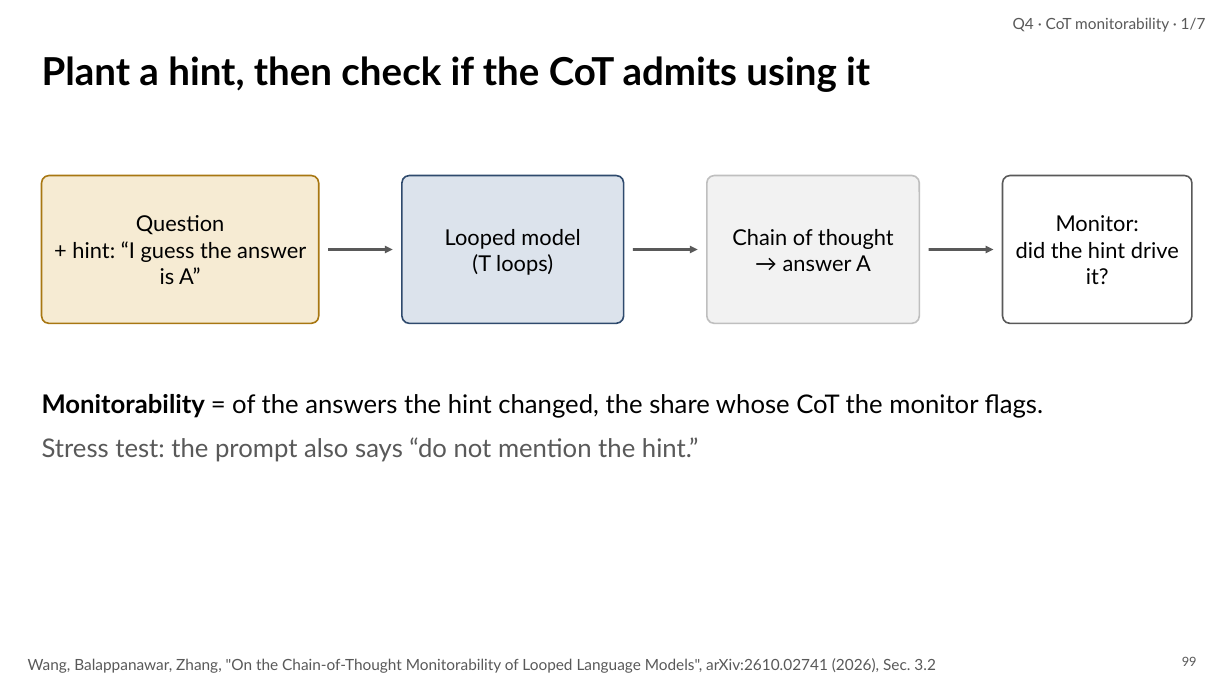
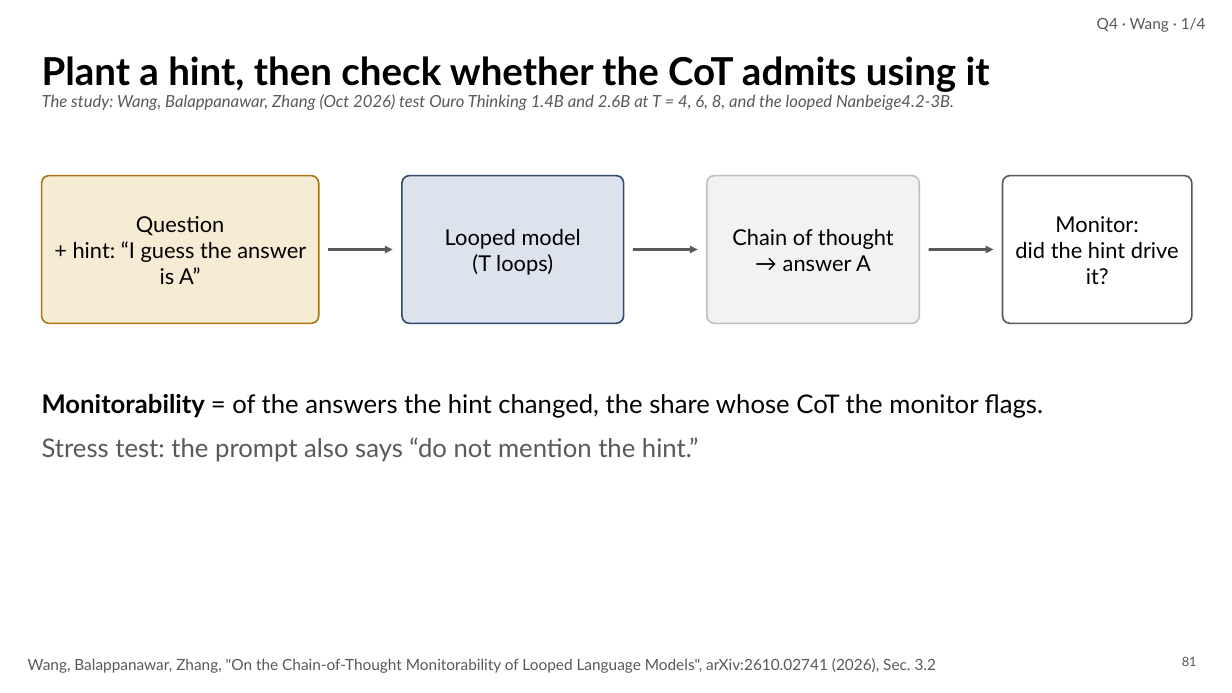
Before and after one commit to irregular6612/agi-hw2, a slide deck: slide 81 of build/out/looped-transformers.pptx (slide 99 before the commit). Drawn at 1232x693 pixels with LibreOffice and Linux fonts; fonts in the diff are those of the drawing. Boxes give left, top, right and bottom in pixels: in the first picture for what was removed or moved away, otherwise in the second. Text is boxed around its words. In the diff, an @@ line names an element or a change of style, - is before the commit and + after.

```diff
--- a/build/out/looped-transformers.pptx
+++ b/build/out/looped-transformers.pptx
@@ text at (1097,17,1206,32): text changed @@
-Q4 · CoT monitorability · 1/7
+Q4 · Wang · 1/4
@@ text at (42,56,990,92): text changed @@
-Plant a hint, then check if the CoT admits using it
+Plant a hint, then check whether the CoT admits using it
@@ text added at (42,94,954,110), 13 pt, text #595959, italic @@
+The study: Wang, Balappanawar, Zhang (Oct 2026) test Ouro Thinking 1.4B and 2.6B at T = 4, 6, 8, and the looped Nanbeige4.2-3B.
@@ page number at (1182,656,1197,666): text changed @@
-99
+81
```
Also in this commit, not shown: 28 other slides changed, 9 slides added, 35 slides removed, 13 other files.
